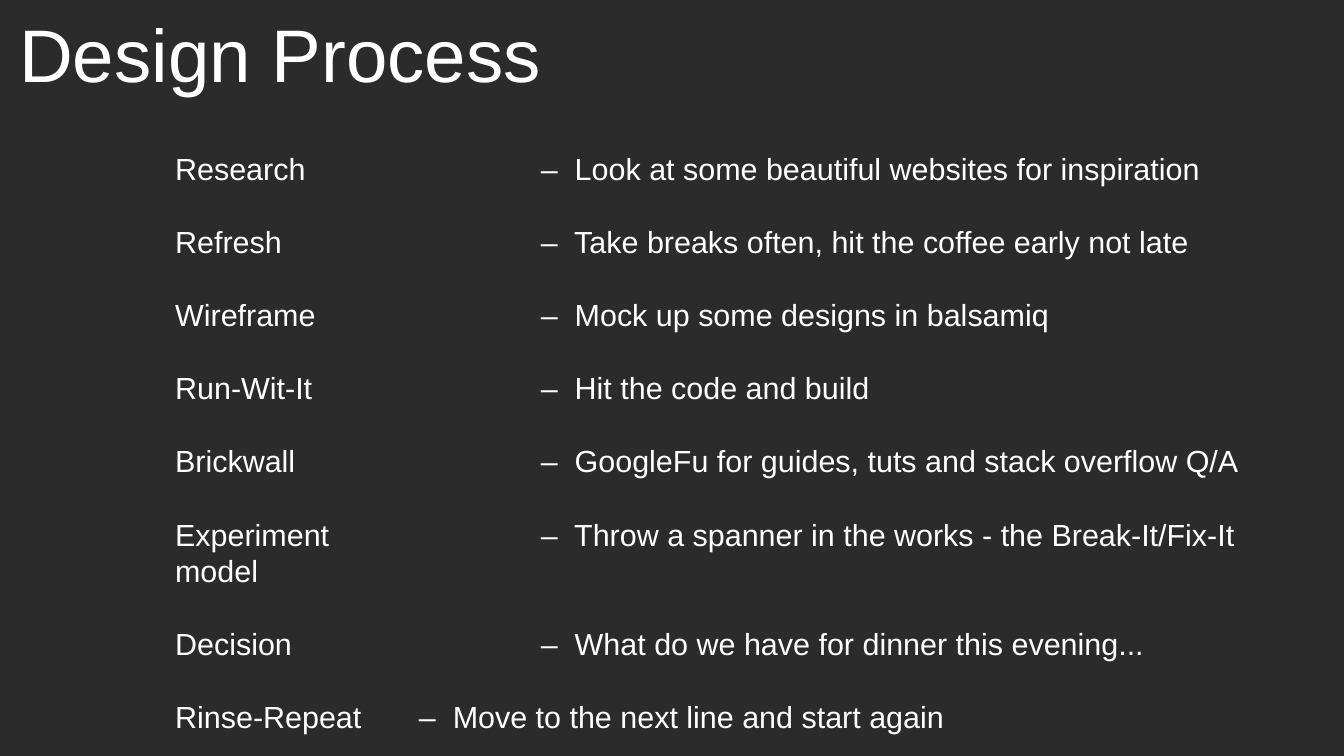
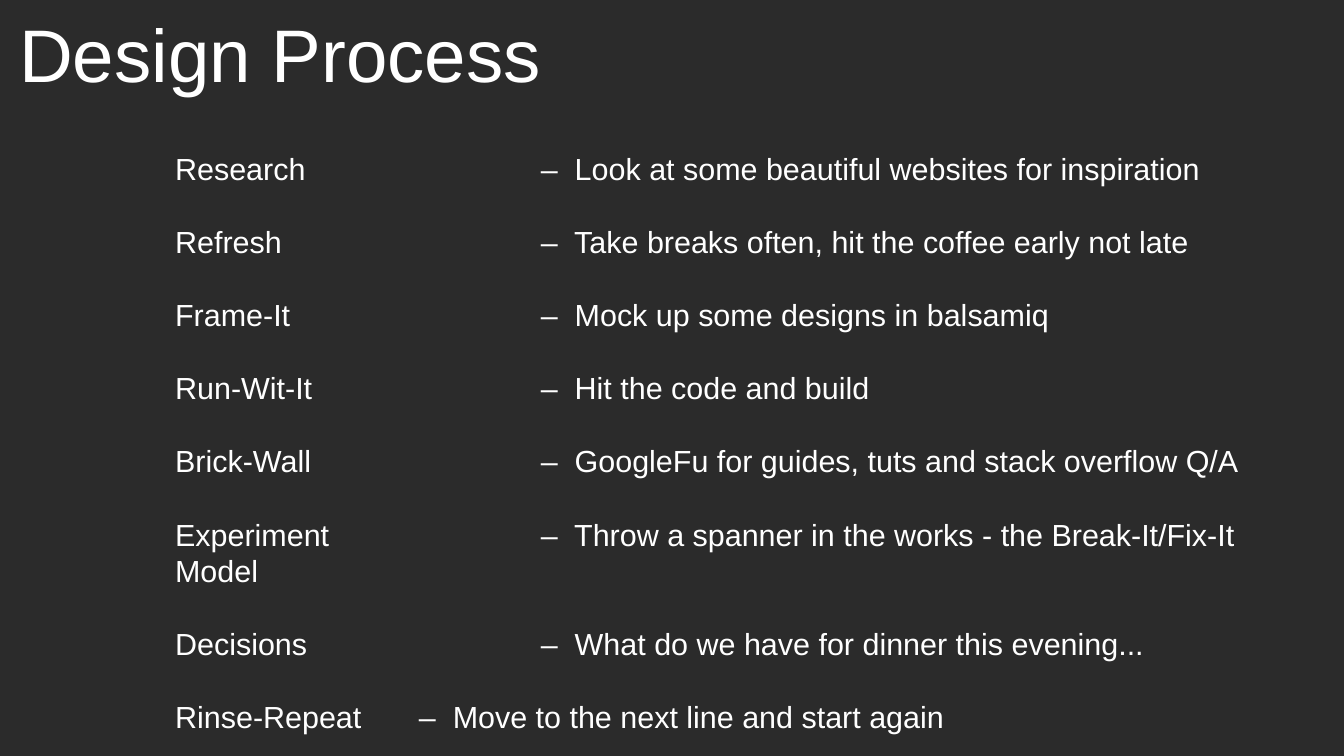
Before and after one commit to emm-jay-ahh/portfolio_t1a2, a slide deck: slide 2 of presentation/emm_jay.pptx. Drawn at 1344x756 pixels with LibreOffice and Linux fonts; fonts in the diff are those of the drawing; background and template pictures are left out; a plain dark background stands for a picture behind light text. Boxes give left, top, right and bottom in pixels: in the first picture for what was removed or moved away, otherwise in the second. Text is boxed around its words. In the diff, an @@ line names an element or a change of style, - is before the commit and + after.

```diff
--- a/presentation/emm_jay.pptx
+++ b/presentation/emm_jay.pptx
@@ text at <box>175,304,1049,332</box>: text changed @@
-Wireframe – Mock up some designs in balsamiq
+Frame-It – Mock up some designs in balsamiq
@@ text at <box>175,450,1238,661</box>: text changed @@
-Brickwall – GoogleFu for guides, tuts and stack overflow Q/A
-Experiment – Throw a spanner in the works - the Break-It/Fix-It model
-Decision – What do we have for dinner this evening...
+Brick-Wall – GoogleFu for guides, tuts and stack overflow Q/A
+Experiment – Throw a spanner in the works - the Break-It/Fix-It Model
+Decisions – What do we have for dinner this evening...
```
Also in this commit, not shown: 8 other slides changed, 7 other files.
